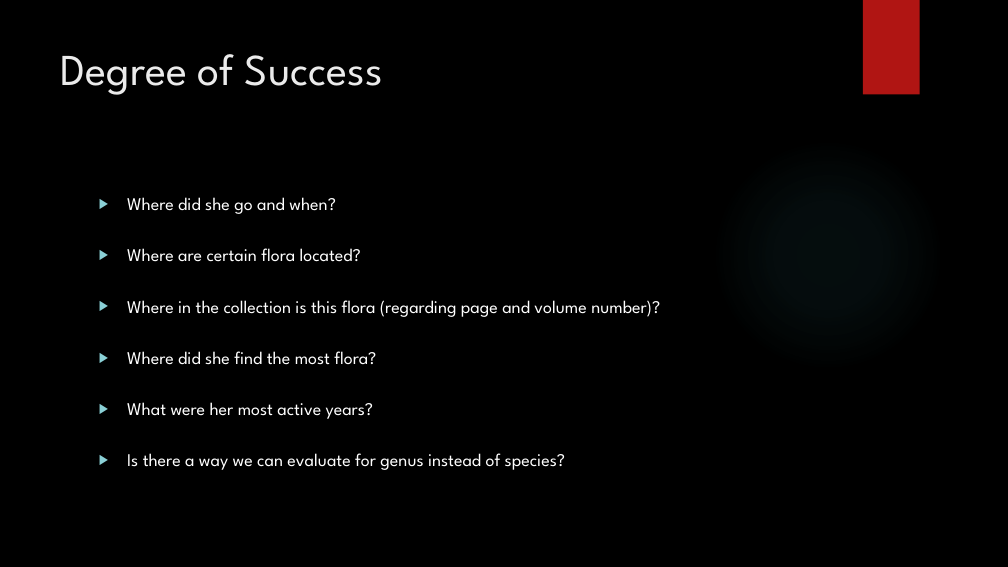
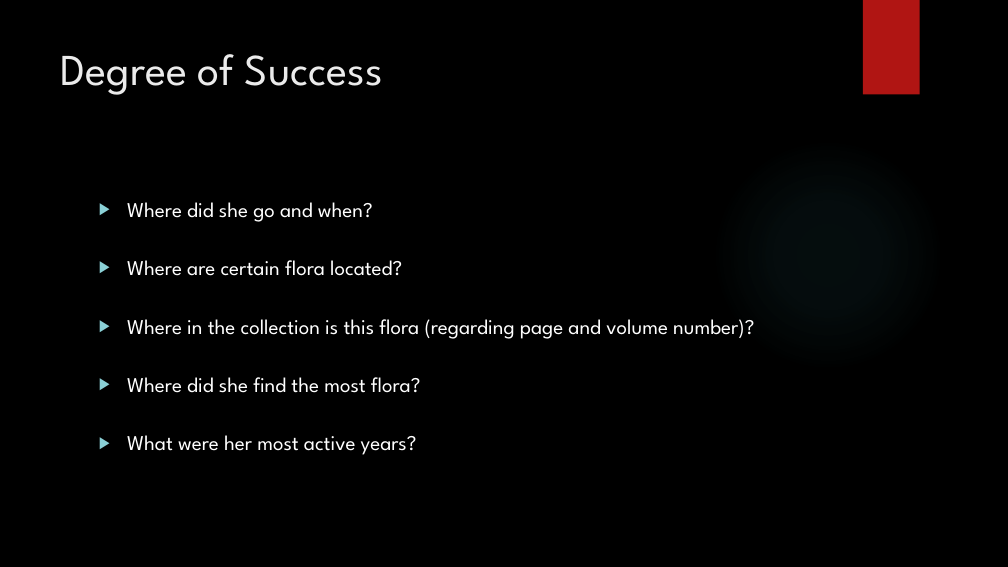
Before and after one commit to tuckergordon/furbish_project, a slide deck: slide 9 of FinalProjectPresentation.pptx. Drawn at 1008x567 pixels with LibreOffice and Linux fonts; fonts in the diff are those of the drawing; background and template pictures are left out. Boxes give left, top, right and bottom in pixels: in the first picture for what was removed or moved away, otherwise in the second. Text is boxed around its words. In the diff, an @@ line names an element or a change of style, - is before the commit and + after.

Commit message:
final presentation

```diff
--- a/FinalProjectPresentation.pptx
+++ b/FinalProjectPresentation.pptx
@@ text "Where did she go and ..." at [127, 202, 754, 455]: size 17 to 20 pt @@
@@ text at [127, 453, 565, 470]: paragraph removed @@
-▶ Is there a way we can evaluate for genus instead of species?
```
Also in this commit, not shown: 3 other slides changed, 1 slide added.
